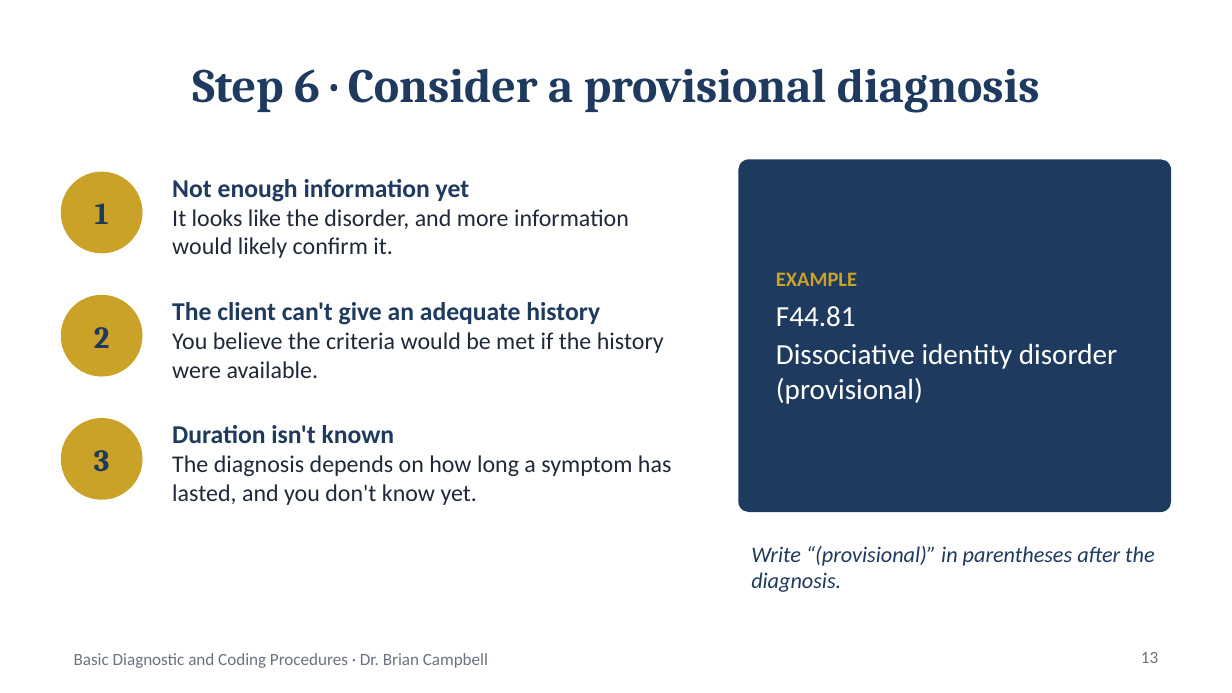
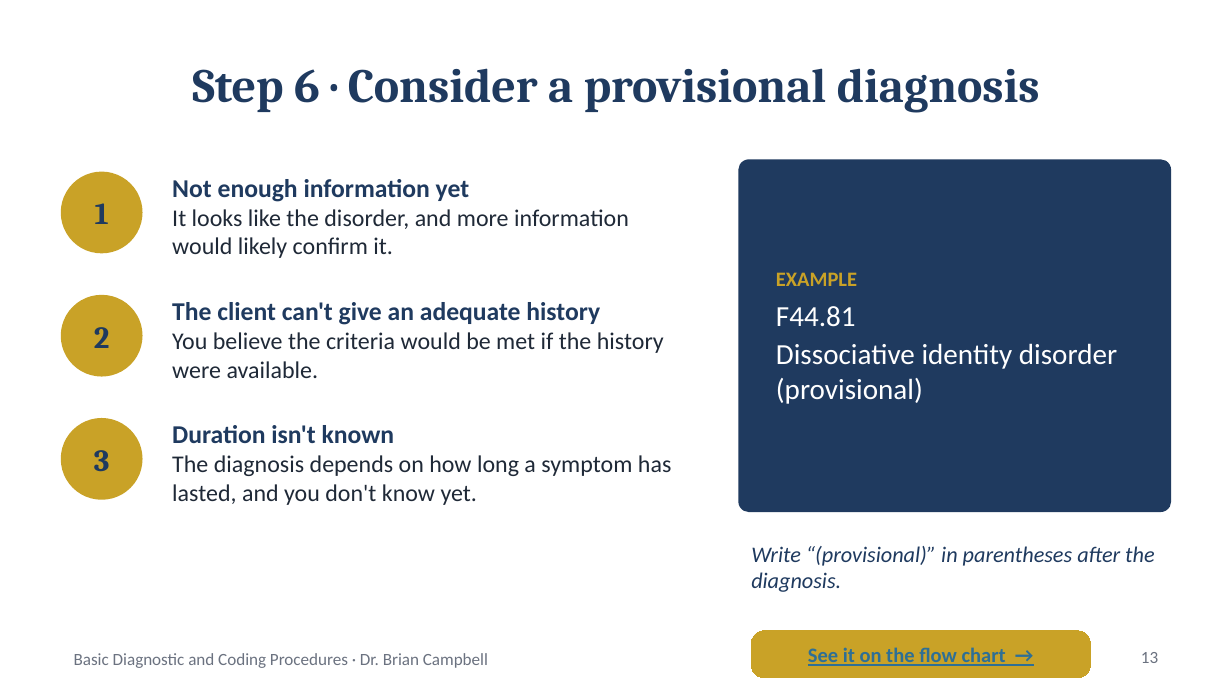
Before and after one commit to doctorishome/belief-therapy-tool, a slide deck: slide 13 of counselors/reviews/dsm5tr-diagnostic-process.pptx. Drawn at 1232x693 pixels with LibreOffice and Linux fonts; fonts in the diff are those of the drawing. Boxes give left, top, right and bottom in pixels: in the first picture for what was removed or moved away, otherwise in the second. Text is boxed around its words. In the diff, an @@ line names an element or a change of style, - is before the commit and + after.

```diff
--- a/counselors/reviews/dsm5tr-diagnostic-process.pptx
+++ b/counselors/reviews/dsm5tr-diagnostic-process.pptx
@@ rounded rectangle added at (752,631,1090,678), fill #C9A227, outline #C9A227 0.75 pt, 12 pt, text #2E6F95, bold, underline @@
+See it on the flow chart →
```
Also in this commit, not shown: 16 other slides changed, 9 slides added, 32 other files.
